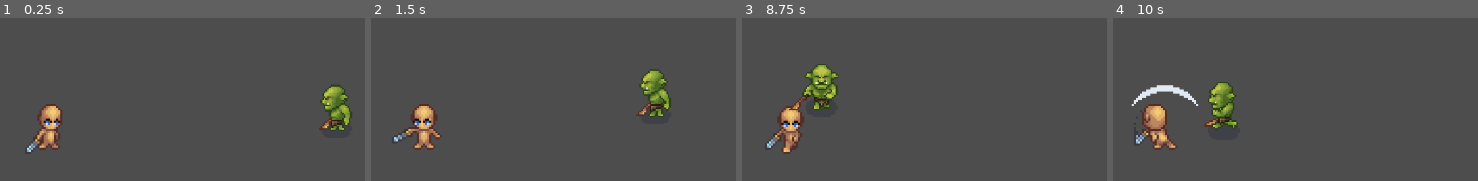
Above: before the commit, frames 1-4 (left to right).
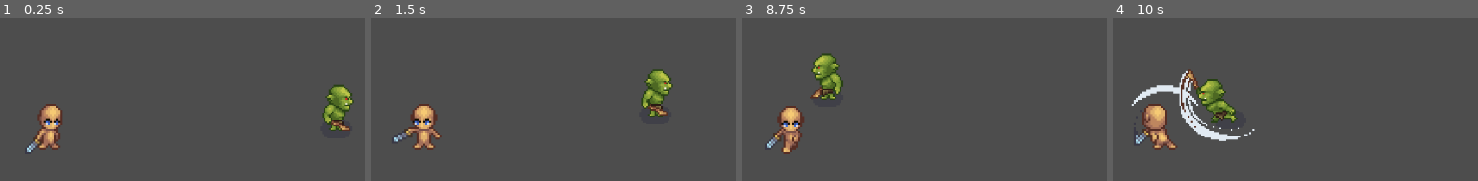
Above: after the commit, the same moments.

Repository: EnzoDalmasso/TP_FinalPV3_Enzo_Dalmasso
Game: Godot game, scene res://Scenes/main.tscn
Two runs of this game, one before a commit and one after it. Both use one fixed random seed, a clock stepped at 60 frames per second and the inputs below.
Inputs:
- Up to frame 1 (0.25 s): no input
- Up to frame 2 (1.5 s): hold D (Right) 0.53-1.28 s; tap Space (Attack) at 0.6, 1.35 s; hold S (Down) from 1.28 s (still down)
- Up to frame 3 (8.75 s): release S (Down) at 2.03 s; hold D (Right) 2.03-2.78 s; tap Space (Attack) every 0.75 s from 2.1 to 8.1 s; hold W (Up) 2.78-3.53 s; hold A (Left) 3.53-5.03 s; hold S (Down) 5.03-5.78 s; hold D (Right) 5.78-6.53 s; hold W (Up) 6.53-7.28 s; hold D (Right) 7.28-8.03 s; hold S (Down) from 8.03 s (still down)
- Up to frame 4 (10 s): release S (Down) at 8.78 s; hold A (Left) 8.78-9.53 s; tap Space (Attack) at 8.85, 9.6 s; hold W (Up) from 9.53 s (still down)

The runs differ from the first frame. In frame 1, 1.7% of the frame differs, in the area x 87-97%, y 41-70%; in frame 2, 1.7%; in frame 3, 2.4%; in frame 4, 3.9%, in the area x 18-39%, y 31-76%.

Commit message:
Ajustes de Area de colision
Ajustando el Área de colisión del enemigo hacia el Player

Diff:
--- a/tp_finalpv3_enzodalmasso/Scenes/Enemy.tscn
+++ b/tp_finalpv3_enzodalmasso/Scenes/Enemy.tscn
@@ -932,7 +932,32 @@
 }]
 
 [sub_resource type="RectangleShape2D" id="RectangleShape2D_qlkrf"]
-size = Vector2(16.5, 29)
+size = Vector2(20, 32)
+
+[sub_resource type="Animation" id="Animation_7e5gl"]
+length = 0.001
+tracks/0/type = "bezier"
+tracks/0/imported = false
+tracks/0/enabled = false
+tracks/0/path = NodePath("ColisionEspada:position:x")
+tracks/0/interp = 1
+tracks/0/loop_wrap = true
+tracks/0/keys = {
+"handle_modes": PackedInt32Array(0),
+"points": PackedFloat32Array(-23.58, -0.25, 0, 0.25, 0),
+"times": PackedFloat32Array(0)
+}
+tracks/1/type = "bezier"
+tracks/1/imported = false
+tracks/1/enabled = false
+tracks/1/path = NodePath("ColisionEspada:position:y")
+tracks/1/interp = 1
+tracks/1/loop_wrap = true
+tracks/1/keys = {
+"handle_modes": PackedInt32Array(0),
+"points": PackedFloat32Array(0, -0.25, 0, 0.25, 0),
+"times": PackedFloat32Array(0)
+}
 
 [sub_resource type="Animation" id="Animation_2ty4c"]
 length = 1.29
@@ -960,6 +985,54 @@
 "update": 1,
 "values": ["attack_down"]
 }
+tracks/2/type = "method"
+tracks/2/imported = false
+tracks/2/enabled = true
+tracks/2/path = NodePath(".")
+tracks/2/interp = 1
+tracks/2/loop_wrap = true
+tracks/2/keys = {
+"times": PackedFloat32Array(1.2987),
+"transitions": PackedFloat32Array(1),
+"values": [{
+"args": [false],
+"method": &"set_swing"
+}]
+}
+tracks/3/type = "bezier"
+tracks/3/imported = false
+tracks/3/enabled = true
+tracks/3/path = NodePath("ColisionEspada:position:x")
+tracks/3/interp = 1
+tracks/3/loop_wrap = true
+tracks/3/keys = {
+"handle_modes": PackedInt32Array(0),
+"points": PackedFloat32Array(-4.585, -0.25, 0, 0.25, 0),
+"times": PackedFloat32Array(0)
+}
+tracks/4/type = "bezier"
+tracks/4/imported = false
+tracks/4/enabled = true
+tracks/4/path = NodePath("ColisionEspada:position:y")
+tracks/4/interp = 1
+tracks/4/loop_wrap = true
+tracks/4/keys = {
+"handle_modes": PackedInt32Array(0),
+"points": PackedFloat32Array(21.325, -0.25, 0, 0.25, 0),
+"times": PackedFloat32Array(0)
+}
+tracks/5/type = "value"
+tracks/5/imported = false
+tracks/5/enabled = true
+tracks/5/path = NodePath("ColisionEspada/CollisionShape2D:disabled")
+tracks/5/interp = 1
+tracks/5/loop_wrap = true
+tracks/5/keys = {
+"times": PackedFloat32Array(0.1998, 1.29),
+"transitions": PackedFloat32Array(1, 1),
+"update": 0,
+"values": [false, true]
+}
 
 [sub_resource type="Animation" id="Animation_6ek2s"]
 length = 1.29
@@ -987,6 +1060,54 @@
 "update": 1,
 "values": ["attack_left"]
 }
+tracks/2/type = "method"
+tracks/2/imported = false
+tracks/2/enabled = true
+tracks/2/path = NodePath(".")
+tracks/2/interp = 1
+tracks/2/loop_wrap = true
+tracks/2/keys = {
+"times": PackedFloat32Array(1.2987),
+"transitions": PackedFloat32Array(1),
+"values": [{
+"args": [false],
+"method": &"set_swing"
+}]
+}
+tracks/3/type = "bezier"
+tracks/3/imported = false
+tracks/3/enabled = true
+tracks/3/path = NodePath("ColisionEspada:position:x")
+tracks/3/interp = 1
+tracks/3/loop_wrap = true
+tracks/3/keys = {
+"handle_modes": PackedInt32Array(0),
+"points": PackedFloat32Array(-21.275, -0.25, 0, 0.25, 0),
+"times": PackedFloat32Array(0)
+}
+tracks/4/type = "bezier"
+tracks/4/imported = false
+tracks/4/enabled = true
+tracks/4/path = NodePath("ColisionEspada:position:y")
+tracks/4/interp = 1
+tracks/4/loop_wrap = true
+tracks/4/keys = {
+"handle_modes": PackedInt32Array(0),
+"points": PackedFloat32Array(-9.72, -0.25, 0, 0.25, 0),
+"times": PackedFloat32Array(0)
+}
+tracks/5/type = "value"
+tracks/5/imported = false
+tracks/5/enabled = true
+tracks/5/path = NodePath("ColisionEspada/CollisionShape2D:disabled")
+tracks/5/interp = 1
+tracks/5/loop_wrap = true
+tracks/5/keys = {
+"times": PackedFloat32Array(0.0999, 1.29),
+"transitions": PackedFloat32Array(1, 1),
+"update": 0,
+"values": [false, true]
+}
 
 [sub_resource type="Animation" id="Animation_oxiw4"]
 length = 1.31
@@ -1014,6 +1135,54 @@
 "update": 1,
 "values": ["attack_right"]
 }
+tracks/2/type = "method"
+tracks/2/imported = false
+tracks/2/enabled = true
+tracks/2/path = NodePath(".")
+tracks/2/interp = 1
+tracks/2/loop_wrap = true
+tracks/2/keys = {
+"times": PackedFloat32Array(1.2987),
+"transitions": PackedFloat32Array(1),
+"values": [{
+"args": [false],
+"method": &"set_swing"
+}]
+}
+tracks/3/type = "bezier"
+tracks/3/imported = false
+tracks/3/enabled = true
+tracks/3/path = NodePath("ColisionEspada:position:x")
+tracks/3/interp = 1
+tracks/3/loop_wrap = true
+tracks/3/keys = {
+"handle_modes": PackedInt32Array(0),
+"points": PackedFloat32Array(29.48, -0.25, 0, 0.25, 0),
+"times": PackedFloat32Array(0)
+}
+tracks/4/type = "bezier"
+tracks/4/imported = false
+tracks/4/enabled = true
+tracks/4/path = NodePath("ColisionEspada:position:y")
+tracks/4/interp = 1
+tracks/4/loop_wrap = true
+tracks/4/keys = {
+"handle_modes": PackedInt32Array(0),
+"points": PackedFloat32Array(-9.36, -0.25, 0, 0.25, 0),
+"times": PackedFloat32Array(0)
+}
+tracks/5/type = "value"
+tracks/5/imported = false
+tracks/5/enabled = true
+tracks/5/path = NodePath("ColisionEspada/CollisionShape2D:disabled")
+tracks/5/interp = 1
+tracks/5/loop_wrap = true
+tracks/5/keys = {
+"times": PackedFloat32Array(0.1332, 1.31),
+"transitions": PackedFloat32Array(1, 1),
+"update": 0,
+"values": [false, true]
+}
 
 [sub_resource type="Animation" id="Animation_4egk1"]
 length = 1.31
@@ -1040,6 +1209,54 @@
 "transitions": PackedFloat32Array(1),
 "update": 1,
 "values": ["attack_up"]
+}
+tracks/2/type = "method"
+tracks/2/imported = false
+tracks/2/enabled = true
+tracks/2/path = NodePath(".")
+tracks/2/interp = 1
+tracks/2/loop_wrap = true
+tracks/2/keys = {
+"times": PackedFloat32Array(1.2987),
+"transitions": PackedFloat32Array(1),
+"values": [{
+"args": [false],
+"method": &"set_swing"
+}]
+}
+tracks/3/type = "bezier"
+tracks/3/imported = false
+tracks/3/enabled = true
+tracks/3/path = NodePath("ColisionEspada:position:x")
+tracks/3/interp = 1
+tracks/3/loop_wrap = true
+tracks/3/keys = {
+"handle_modes": PackedInt32Array(0),
+"points": PackedFloat32Array(-3.985, -0.25, 0, 0.25, 0),
+"times": PackedFloat32Array(0)
+}
+tracks/4/type = "bezier"
+tracks/4/imported = false
+tracks/4/enabled = true
+tracks/4/path = NodePath("ColisionEspada:position:y")
+tracks/4/interp = 1
+tracks/4/loop_wrap = true
+tracks/4/keys = {
+"handle_modes": PackedInt32Array(0),
+"points": PackedFloat32Array(-33.835, -0.25, 0, 0.25, 0),
+"times": PackedFloat32Array(0)
+}
+tracks/5/type = "value"
+tracks/5/imported = false
+tracks/5/enabled = true
+tracks/5/path = NodePath("ColisionEspada/CollisionShape2D:disabled")
+tracks/5/interp = 1
+tracks/5/loop_wrap = true
+tracks/5/keys = {
+"times": PackedFloat32Array(0.1, 1.31),
+"transitions": PackedFloat32Array(1, 1),
+"update": 0,
+"values": [false, true]
 }
 
 [sub_resource type="Animation" id="Animation_wha5e"]
@@ -1347,7 +1564,7 @@
 }
 
 [sub_resource type="Animation" id="Animation_xmswr"]
-length = 1.51
+length = 1.54
 loop_mode = 1
 tracks/0/type = "value"
 tracks/0/imported = false
@@ -1404,6 +1621,7 @@
 
 [sub_resource type="AnimationLibrary" id="AnimationLibrary_sht0k"]
 _data = {
+"RESET": SubResource("Animation_7e5gl"),
 "attack_down": SubResource("Animation_2ty4c"),
 "attack_left": SubResource("Animation_6ek2s"),
 "attack_right": SubResource("Animation_oxiw4"),
@@ -1518,26 +1736,35 @@
 advance_mode = 2
 advance_condition = &"Idle"
 
+[sub_resource type="AnimationNodeStateMachineTransition" id="AnimationNodeStateMachineTransition_ggmxh"]
+switch_mode = 2
+advance_mode = 2
+advance_condition = &"Run"
+
+[sub_resource type="AnimationNodeStateMachineTransition" id="AnimationNodeStateMachineTransition_kd6yq"]
+advance_mode = 2
+advance_condition = &"Swing"
+
 [sub_resource type="AnimationNodeStateMachine" id="AnimationNodeStateMachine_1dj7i"]
 states/Start/position = Vector2(199, 100)
 states/attack/node = SubResource("AnimationNodeBlendSpace2D_q5tj5")
-states/attack/position = Vector2(385, -18)
+states/attack/position = Vector2(482, -32)
 states/idle/node = SubResource("AnimationNodeBlendSpace2D_osxxn")
 states/idle/position = Vector2(385, 100)
 states/run/node = SubResource("AnimationNodeBlendSpace2D_eildu")
 states/run/position = Vector2(569, 100)
-transitions = ["Start", "idle", SubResource("AnimationNodeSt …(286 unchanged characters)… mationNodeStateMachineTransition_wqvdg")]
+transitions = ["Start", "idle", SubResource("AnimationNodeSt …(286 unchanged characters)… mationNodeStateMachineTransition_wqvdg"), "attack", "run", SubResource("AnimationNodeStateMachineTransition_ggmxh"), "run", "attack", SubResource("AnimationNodeStateMachineTransition_kd6yq")]
 graph_offset = Vector2(-103, -92)
 
 [sub_resource type="CircleShape2D" id="CircleShape2D_v7ryl"]
 radius = 150.001
 
 [sub_resource type="RectangleShape2D" id="RectangleShape2D_suirs"]
-size = Vector2(22, 32.5)
+size = Vector2(34, 39.5)
 
 [sub_resource type="CapsuleShape2D" id="CapsuleShape2D_qx15c"]
-radius = 13.0
-height = 32.0
+radius = 4.0
+height = 17.0
 
 [node name="Enemy" type="CharacterBody2D"]
 scale = Vector2(2, 2)
@@ -1549,10 +1776,10 @@
 [node name="AnimatedSprite2D" type="AnimatedSprite2D" parent="."]
 scale = Vector2(1.2, 1.2)
 sprite_frames = SubResource("SpriteFrames_6idk7")
-animation = &"attack_down"
+animation = &"attack_up"
 
 [node name="CollisionShape2D" type="CollisionShape2D" parent="."]
-position = Vector2(0.75, -2)
+position = Vector2(1.5, -4)
 shape = SubResource("RectangleShape2D_qlkrf")
 debug_color = Color(0.391348, 0.471285, 1, 0.42)
 
@@ -1564,9 +1791,9 @@
 [node name="AnimationTree" type="AnimationTree" parent="."]
 tree_root = SubResource("AnimationNodeStateMachine_1dj7i")
 anim_player = NodePath("../AnimationPlayer")
-parameters/current_length = 1.29
-parameters/current_position = 1.29
-parameters/current_delta = 0.0
+parameters/current_length = 0.91
+parameters/current_position = 0.262368
+parameters/current_delta = 0.011894
 parameters/conditions/Idle = false
 parameters/conditions/Run = false
 parameters/conditions/Swing = false
@@ -1576,38 +1803,38 @@
 parameters/Start/current_length = 0.0
 parameters/Start/current_position = 0.0
 parameters/Start/current_delta = 0.0
-parameters/attack/current_length = 1.29
-parameters/attack/current_position = 1.29
+parameters/attack/current_length = 1.31
+parameters/attack/current_position = 1.31
 parameters/attack/current_delta = 0.0
-parameters/attack/blend_position = Vector2(-0.00635928, 0.00460255)
+parameters/attack/blend_position = Vector2(0.0779015, -1.38458)
 parameters/attack/0/current_length = 1.29
 parameters/attack/0/current_position = 1.29
 parameters/attack/0/current_delta = 0.0
 parameters/attack/1/current_length = 1.31
-parameters/attack/1/current_position = 0.128709
-parameters/attack/1/current_delta = 0.006988
+parameters/attack/1/current_position = 1.24
+parameters/attack/1/current_delta = 0.0133333
 parameters/attack/2/current_length = 1.29
-parameters/attack/2/current_position = 0.0967594
-parameters/attack/2/current_delta = 0.0136364
+parameters/attack/2/current_position = 1.29
+parameters/attack/2/current_delta = 0.0
 parameters/attack/3/current_length = 1.31
-parameters/attack/3/current_position = 0.1867
-parameters/attack/3/current_delta = 0.0133333
+parameters/attack/3/current_position = 1.31
+parameters/attack/3/current_delta = 0.0
 parameters/idle/current_length = 0.91
-parameters/idle/current_position = 0.0
-parameters/idle/current_delta = 0.0
-parameters/idle/blend_position = Vector2(-0.00794911, 0.0322176)
+parameters/idle/current_position = 0.262368
+parameters/idle/current_delta = 0.011894
+parameters/idle/blend_position = Vector2(0.54849, 0.0820897)
 parameters/idle/0/current_length = 0.91
-parameters/idle/0/current_position = 0.092683
-parameters/idle/0/current_delta = 0.00833333
+parameters/idle/0/current_position = 0.88
+parameters/idle/0/current_delta = 0.0133333
 parameters/idle/1/current_length = 0.91
-parameters/idle/1/current_position = 0.143335
-parameters/idle/1/current_delta = 0.00694444
+parameters/idle/1/current_position = 0.8
+parameters/idle/1/current_delta = 0.0133333
 parameters/idle/2/current_length = 0.91
-parameters/idle/2/current_position = 0.0
-parameters/idle/2/current_delta = 0.0
+parameters/idle/2/current_position = 0.0133333
+parameters/idle/2/current_delta = 0.0133333
 parameters/idle/3/current_length = 0.91
-parameters/idle/3/current_position = 0.0
-parameters/idle/3/current_delta = 0.0
+parameters/idle/3/current_position = 0.262368
+parameters/idle/3/current_delta = 0.011894
 parameters/run/current_length = 1.51
 parameters/run/current_position = 0.0
 parameters/run/current_delta = 0.0
@@ -1636,19 +1863,25 @@
 collision_mask = 2
 
 [node name="CollisionShape2D" type="CollisionShape2D" parent="CuadroColision"]
-position = Vector2(0.5, -4.25)
+position = Vector2(2, -3.75)
 shape = SubResource("RectangleShape2D_suirs")
 debug_color = Color(0.995383, 0, 0.206215, 0.42)
 
 [node name="ColisionEspada" type="Area2D" parent="."]
-collision_mask = 4
+position = Vector2(-3.985, -33.835)
+rotation = 1.5708
+scale = Vector2(2, 2)
+collision_mask = 2
 
 [node name="CollisionShape2D" type="CollisionShape2D" parent="ColisionEspada"]
-position = Vector2(44, 24)
+position = Vector2(1.11667, -3.05667)
+rotation = 3.14159
 shape = SubResource("CapsuleShape2D_qx15c")
 disabled = true
 debug_color = Color(0.991003, 0, 0.271208, 0.42)
 
+[connection signal="animation_finished" from="AnimationTree" to="." method="_on_animation_tree_animation_finished"]
 [connection signal="body_entered" from="SeguimientoPlayer" to="." method="_on_area_2d_body_entered"]
 [connection signal="body_exited" from="SeguimientoPlayer" to="." method="_on_area_2d_body_exited"]
 [connection signal="body_entered" from="CuadroColision" to="." method="_on_cuadro_colision_body_entered"]
+[connection signal="body_exited" from="CuadroColision" to="." method="_on_cuadro_colision_body_exited"]
--- a/tp_finalpv3_enzodalmasso/Scenes/player.tscn
+++ b/tp_finalpv3_enzodalmasso/Scenes/player.tscn
@@ -1353,7 +1353,7 @@
 states/Run/node = SubResource("AnimationNodeBlendSpace2D_3mksb")
 states/Run/position = Vector2(719, 100)
 states/attack/node = SubResource("AnimationNodeBlendSpace2D_txexn")
-states/attack/position = Vector2(509, -23)
+states/attack/position = Vector2(509, -24)
 states/idle/node = SubResource("AnimationNodeBlendSpace2D_g2tkm")
 states/idle/position = Vector2(509, 99)
 transitions = ["Start", "idle", SubResource("AnimationNodeStateMachineTransition_umkhk"), "idle", "attack", SubResource …(268 unchanged characters)…
@@ -1376,7 +1376,8 @@
 [node name="AnimatedSprite2D" type="AnimatedSprite2D" parent="."]
 scale = Vector2(3, 3)
 sprite_frames = SubResource("SpriteFrames_6umeh")
-animation = &"attack_down"
+animation = &"idle_right"
+frame = 2
 
 [node name="AnimationPlayer" type="AnimationPlayer" parent="."]
 libraries = {
@@ -1387,8 +1388,8 @@
 tree_root = SubResource("AnimationNodeStateMachine_7tnfl")
 anim_player = NodePath("../AnimationPlayer")
 parameters/current_length = 1.75
-parameters/current_position = 0.363256
-parameters/current_delta = 0.0133333
+parameters/current_position = 0.547273
+parameters/current_delta = 0.0136364
 parameters/conditions/Idle = true
 parameters/conditions/Run = false
 parameters/conditions/Swing = false
@@ -1414,25 +1415,25 @@
 parameters/Start/current_length = 0.0
 parameters/Start/current_position = 0.0
 parameters/Start/current_delta = 0.0
-parameters/attack/current_length = 0.48
-parameters/attack/current_position = 0.48
-parameters/attack/current_delta = 0.013473
-parameters/attack/blend_position = Vector2(-0.0127186, 0.0598326)
+parameters/attack/current_length = 0.47
+parameters/attack/current_position = 0.47
+parameters/attack/current_delta = 0.0245271
+parameters/attack/blend_position = Vector2(-0.220986, -0.246269)
 parameters/attack/0/current_length = null
 parameters/attack/0/current_position = null
 parameters/attack/0/current_delta = null
 parameters/attack/1/current_length = 0.48
 parameters/attack/1/current_position = 0.48
-parameters/attack/1/current_delta = 0.013473
+parameters/attack/1/current_delta = 0.0133333
 parameters/attack/2/current_length = null
 parameters/attack/2/current_position = null
 parameters/attack/2/current_delta = null
 parameters/attack/3/current_length = null
 parameters/attack/3/current_position = null
 parameters/attack/3/current_delta = null
-parameters/attack/4/current_length = null
-parameters/attack/4/current_position = null
-parameters/attack/4/current_delta = null
+parameters/attack/4/current_length = 0.47
+parameters/attack/4/current_position = 0.47
+parameters/attack/4/current_delta = 0.0245271
 parameters/attack/5/current_length = null
 parameters/attack/5/current_position = null
 parameters/attack/5/current_delta = null
@@ -1446,8 +1447,8 @@
 parameters/attack/8/current_position = null
 parameters/attack/8/current_delta = null
 parameters/idle/current_length = 1.75
-parameters/idle/current_position = 0.363256
-parameters/idle/current_delta = 0.0133333
+parameters/idle/current_position = 0.547273
+parameters/idle/current_delta = 0.0136364
 parameters/idle/blend_position = Vector2(0.325914, -0.0492537)
 parameters/idle/0/current_length = 3.0
 parameters/idle/0/current_position = 0.667549
@@ -1459,8 +1460,8 @@
 parameters/idle/2/current_position = 0.147306
 parameters/idle/2/current_delta = 0.0133333
 parameters/idle/3/current_length = 1.75
-parameters/idle/3/current_position = 0.363256
-parameters/idle/3/current_delta = 0.0133333
+parameters/idle/3/current_position = 0.547273
+parameters/idle/3/current_delta = 0.0136364
 
 [node name="ColisionEspada" type="Area2D" parent="."]
 collision_mask = 4
--- a/tp_finalpv3_enzodalmasso/Scrips/enemy.gd
+++ b/tp_finalpv3_enzodalmasso/Scrips/enemy.gd
@@ -3,19 +3,22 @@
 
 @onready var animation_tree: AnimationTree = $AnimationTree
 @onready var cuadro_colision: Area2D = $CuadroColision
-@onready var areaespada: CollisionShape2D = $ColisionEspada/CollisionShape2D
+@onready var colision_espada: CollisionShape2D = $ColisionEspada/CollisionShape2D
+
 
 @export_range(10,100) var vel: int = 10
-var player = null
+var player_ref = null
 var direction = Vector2.ZERO
 @export var vida = 1
-var attack : bool = false
+var perseguir: bool = false
+
 
 
 func _physics_process(_delta):
 
-	if player !=null:
-		direction = player.position-position
+	if player_ref !=null and perseguir:
+
+		direction = player_ref.position-position
 		direction= direction.normalized()
 		velocity = direction * vel
 		update_blend_position()
@@ -24,28 +27,27 @@
 
 func _on_area_2d_body_entered(body):
 		if body.get_collision_layer() == 2:
-			player=body
+			perseguir = true
+			player_ref=body
 			set_run(true)
-			#set_attack(false)
 
 
 func _on_area_2d_body_exited(_body):
-		player = null
+		perseguir=false
+		player_ref = null
 		set_run(false)
-		#set_attack(false)
 
 
 
 func set_run(value):
 	animation_tree["parameters/conditions/Run"] = value
 	animation_tree["parameters/conditions/Idle"] = not value
+	print("corre perra correee: ", value)
 
 
 func set_swing(value = false):
-	attack = value
 	animation_tree["parameters/conditions/Swing"] = value
-	if value == false:
-		areaespada.disabled = true
+
 
 func update_blend_position():
 	animation_tree["parameters/idle/blend_position"] = direction
@@ -62,6 +64,24 @@
 
 #Cuando el Player entra al CuadroColision el enemigo realiza el attaque
 func _on_cuadro_colision_body_entered(body):
-	if body is player:
+	if body is Player:
+		perseguir=false
+		set_run(false)
 		set_swing(true)
-		body.danio()
+
+		print("auch")
+
+
+func _on_cuadro_colision_body_exited(body: Node2D) -> void:
+	if body is Player:
+		set_swing(false)
+		set_run(true)
+		perseguir=true
+
+
+
+func _on_animation_tree_animation_finished(anim_name: StringName) -> void:
+	print(anim_name)
+	if !perseguir:
+		if anim_name=="attack_left" or anim_name=="attack_right"or anim_name=="attack_up" or anim_name=="attack_down":
+			set_swing(true)
--- a/tp_finalpv3_enzodalmasso/Scrips/player.gd
+++ b/tp_finalpv3_enzodalmasso/Scrips/player.gd
@@ -1,5 +1,5 @@
 extends CharacterBody2D
-class_name player
+class_name Player
 
 @export var SPEED = 300
 @onready var animation_tree: AnimationTree = $AnimationTree
Not shown: 1 places in tp_finalpv3_enzodalmasso/Scenes/Enemy.tscn that only renumber resources
